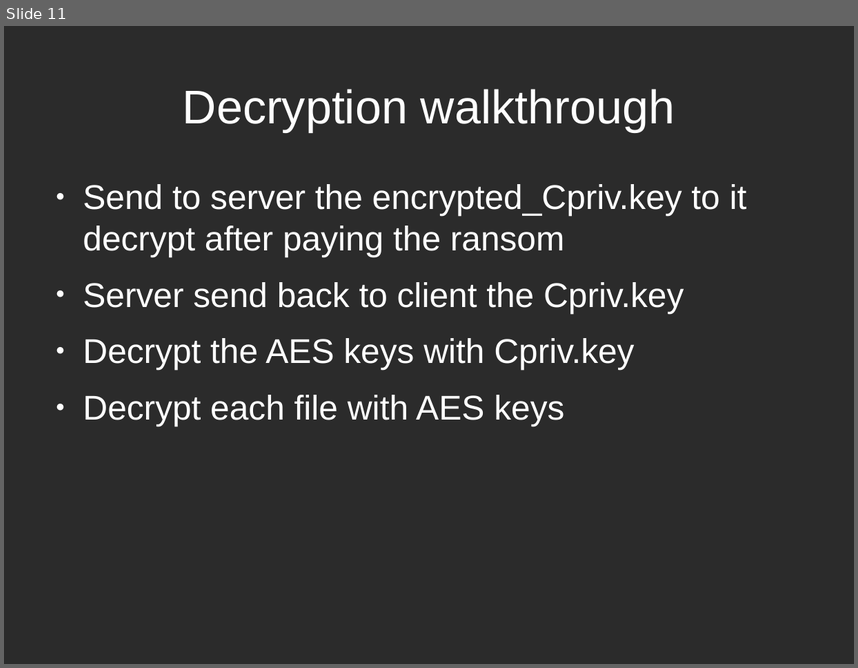
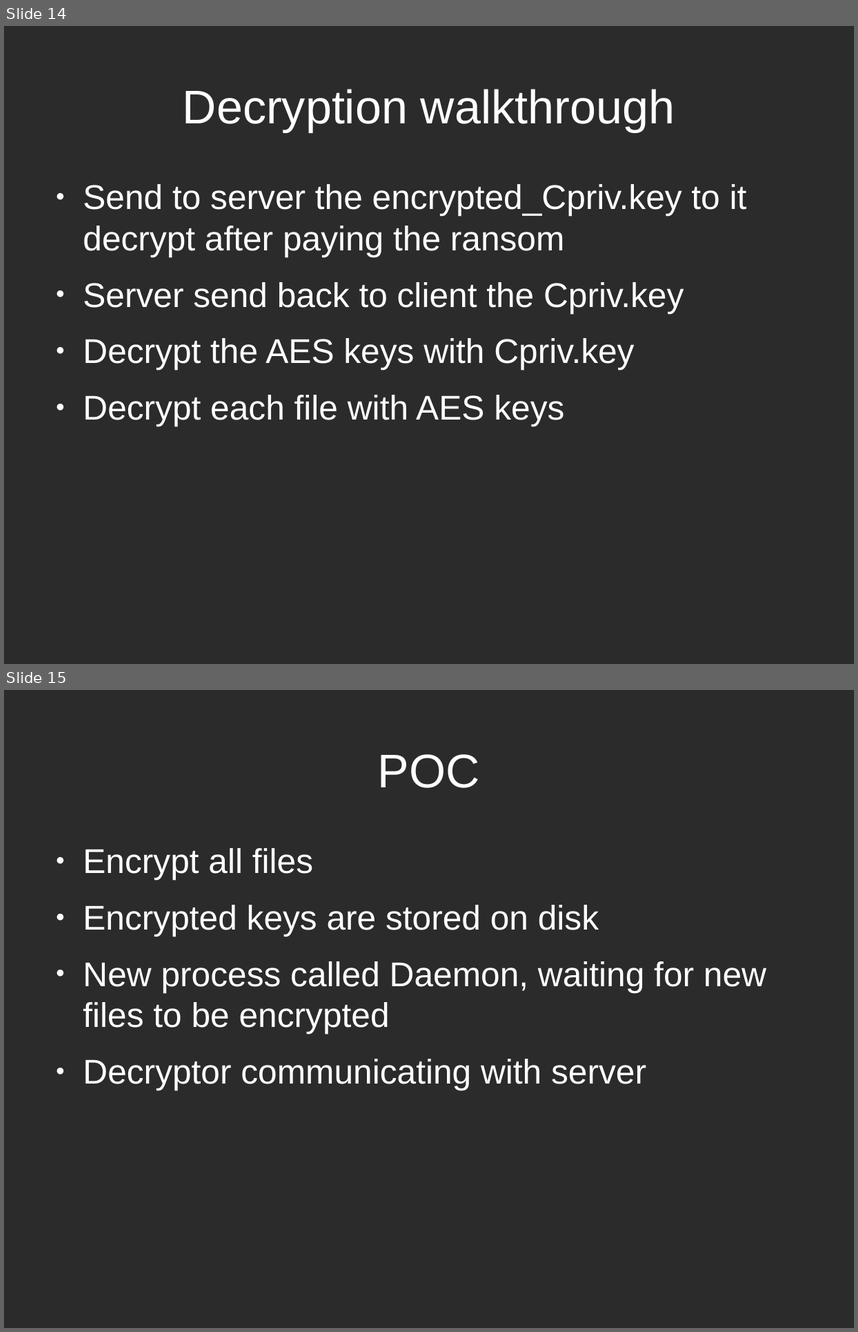
Before and after one commit to tarcisio-marinho/GonnaCry, a slide deck: Python/talk/na_beira_do_rio.odp. Shown one above the other, each under a label of ours: slide 11 before the commit, slides 14 and 15 after it. The pictures are 858x668 and 858x1332 pixels, drawn with LibreOffice and Linux fonts; fonts in the diff are those of the drawing; background and template pictures are left out; a plain dark background stands for a picture behind light text. Boxes give left, top, right and bottom in pixels: in the first picture for what was removed or moved away, otherwise in the second. Text is boxed around its words. In the diff, an @@ line names an element or a change of style, - is before the commit and + after.

```diff
--- a/Python/talk/na_beira_do_rio.odp
+++ b/Python/talk/na_beira_do_rio.odp
@@ slide 15 added at (x1=4, y1=690, x2=854, y2=1328), background picture (left out) @@
@@ title added at (x1=378, y1=754, x2=480, y2=788), 44 pt, text #FFFFFF @@
+POC
@@ text added at (x1=83, y1=848, x2=766, y2=1090), 32 pt, text #FFFFFF @@
+● Encrypt all files
+● Encrypted keys are stored on disk
+● New process called Daemon, waiting for new files to be encrypted
+● Decryptor communicating with server
@@ what was slide 11 is now slide 14 @@
```
Also in this commit, not shown: 1 slide changed, 3 other slides added.
